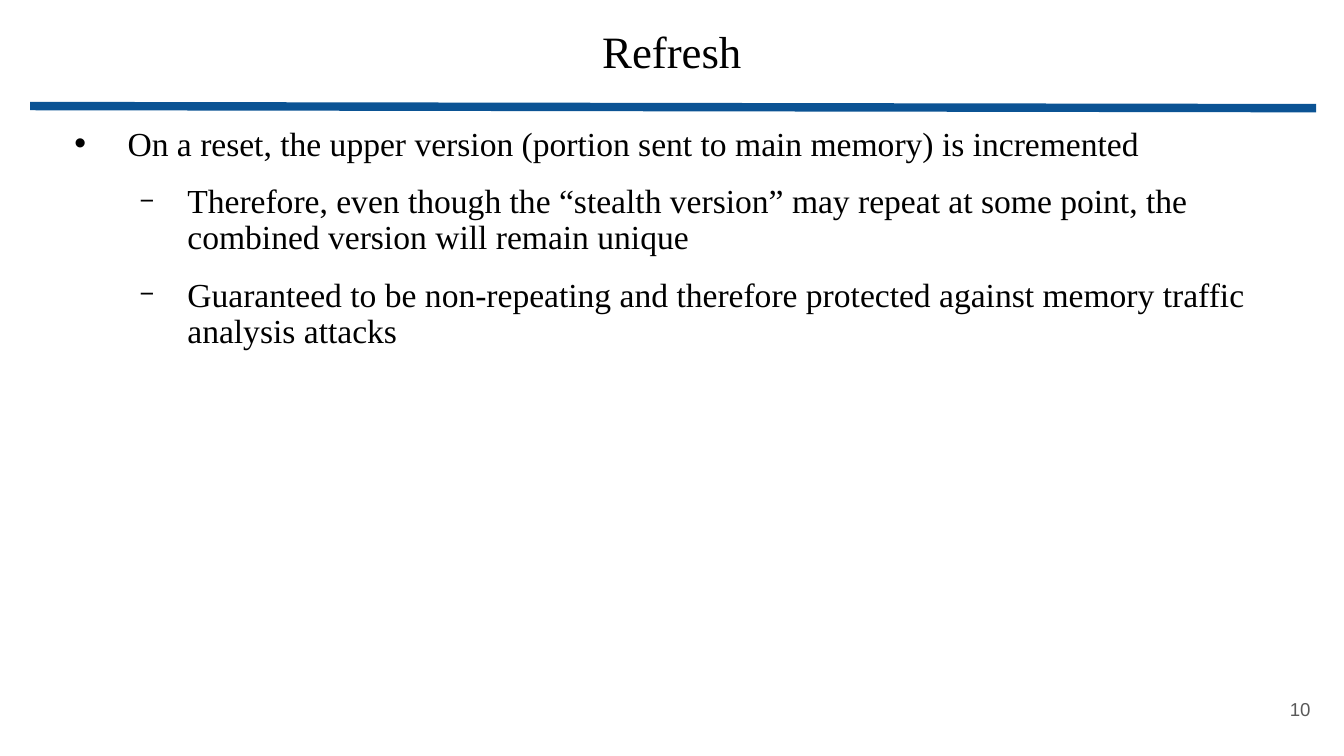
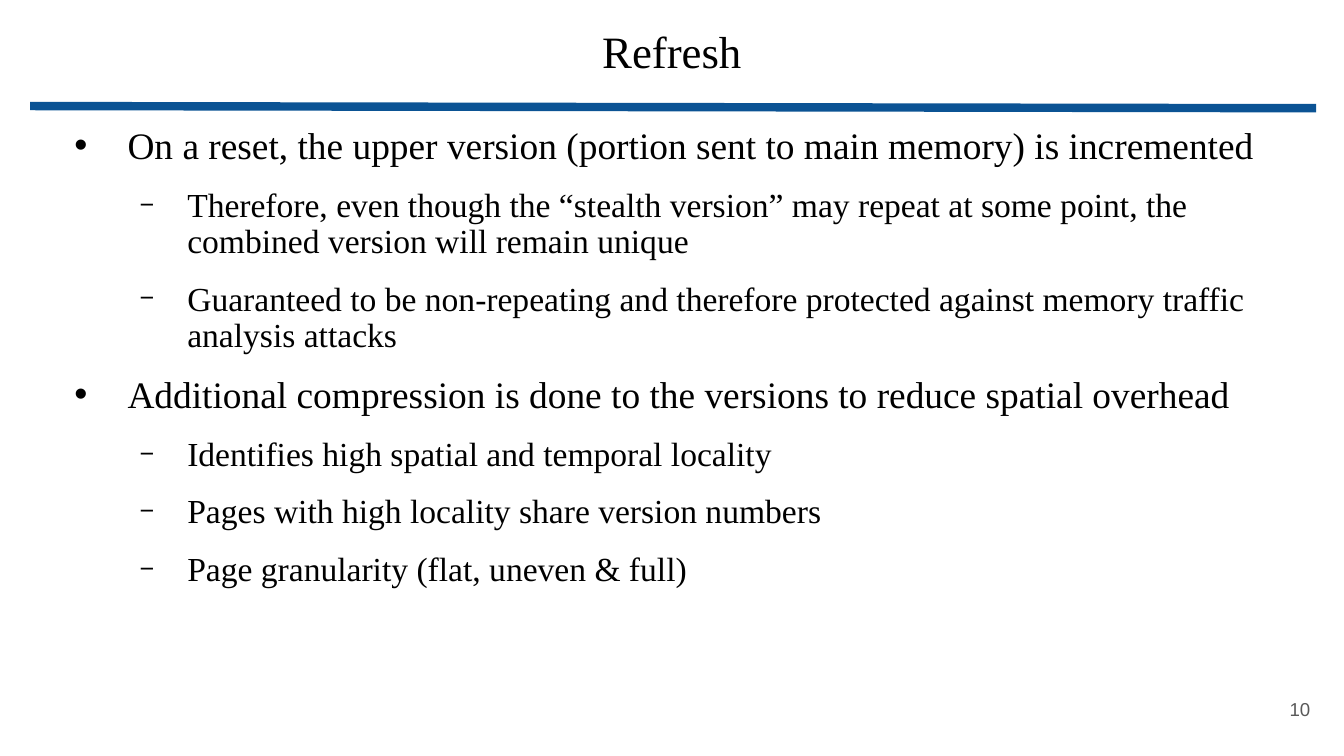
Before and after one commit to wbuz24/grad-research, a slide deck: slide 10 of presentations/Toleo.pptx. Drawn at 1344x756 pixels with LibreOffice and Linux fonts; fonts in the diff are those of the drawing. Boxes give left, top, right and bottom in pixels: in the first picture for what was removed or moved away, otherwise in the second. Text is boxed around its words. In the diff, an @@ line names an element or a change of style, - is before the commit and + after.

```diff
--- a/presentations/Toleo.pptx
+++ b/presentations/Toleo.pptx
@@ text at <box>128,133,1254,166</box>: size 18 to 20 pt in "On a reset, the upper version (portion ..." @@
@@ text at <box>128,382,1229,587</box>: paragraphs added @@
+• Additional compression is done to the versions to reduce spatial overhead
+  − Identifies high spatial and temporal locality
+  − Pages with high locality share version numbers
+  − Page granularity (flat, uneven & full)
```
Also in this commit, not shown: 9 other slides changed, 6 slides added.
